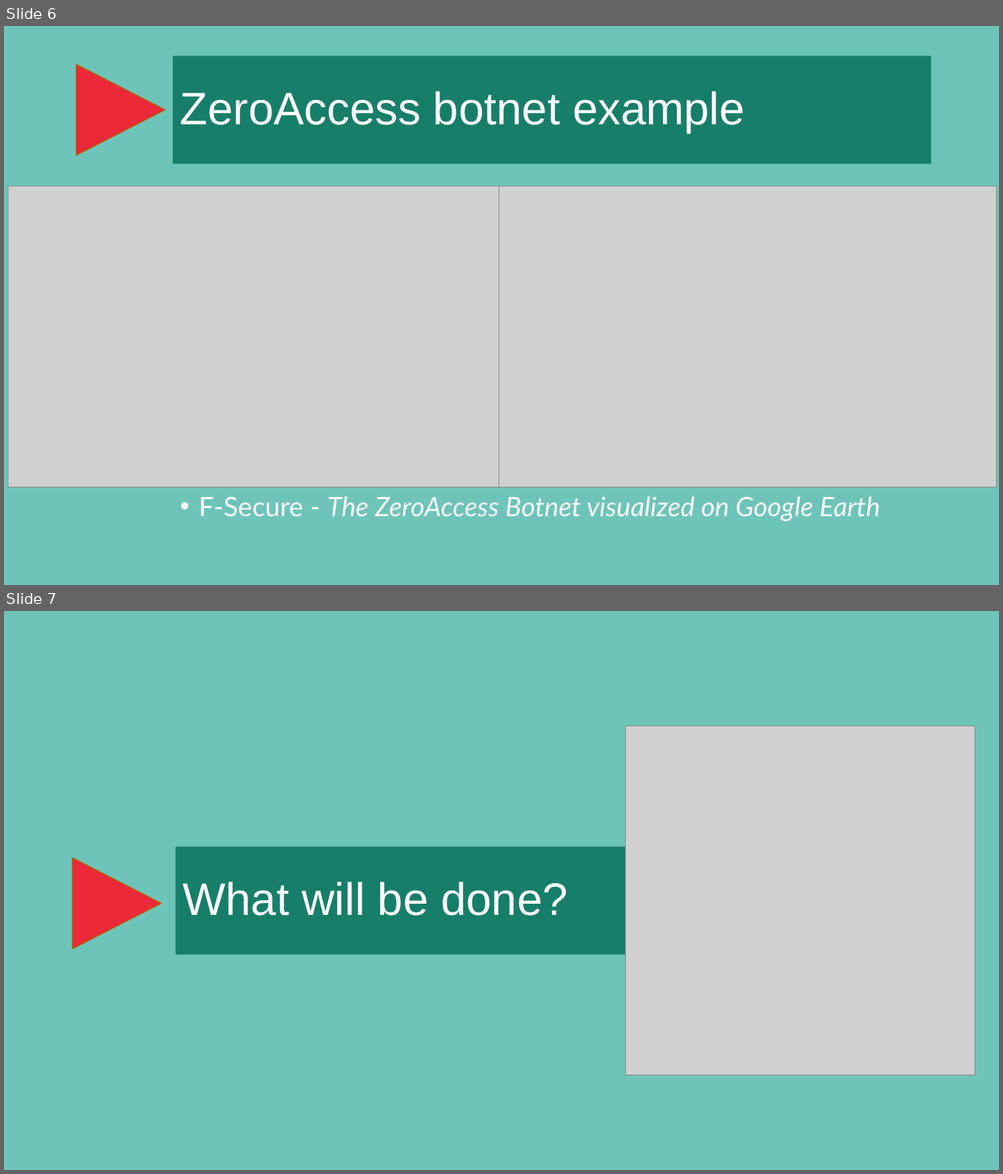
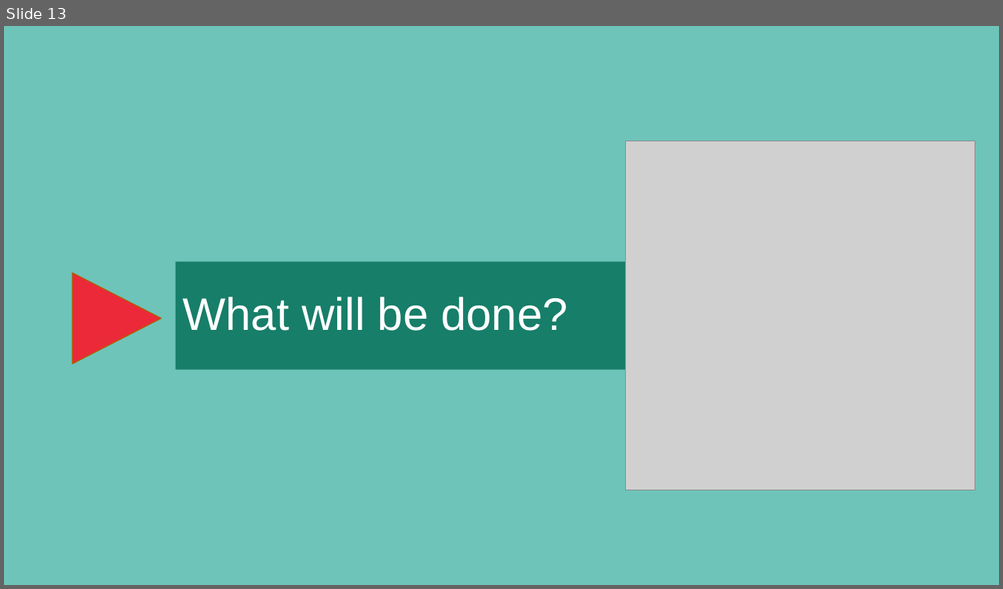
Before and after one commit to jpdias/botnet-lab, a slide deck: report/A hands-on approach on botnets.pptx. Shown one above the other, each under a label of ours: slides 6 and 7 before the commit, slide 13 after it. The pictures are 1003x1174 and 1003x589 pixels, drawn with LibreOffice and Linux fonts; fonts in the diff are those of the drawing; grey boxes stand for pictures; background and template pictures are left out. Boxes give left, top, right and bottom in pixels: in the first picture for what was removed or moved away, otherwise in the second. Text is boxed around its words. In the diff, an @@ line names an element or a change of style, - is before the commit and + after.

```diff
--- a/report/A hands-on approach on botnets.pptx
+++ b/report/A hands-on approach on botnets.pptx
@@ slide 6 removed at (4,26,999,585), background #6EC4B9 @@
@@ triangle removed at (76,64,165,156) @@
@@ title removed at (173,56,930,164) @@
-ZeroAccess botnet example
@@ picture removed at (8,187,503,487) @@
@@ picture removed at (498,187,996,487) @@
@@ text removed at (199,497,880,522) @@
-• F-Secure - The ZeroAccess Botnet visualized on Google Earth
@@ what was slide 7 is now slide 13 @@
```
Also in this commit, not shown: 2 slides changed, 9 slides added, 2 other slides removed.
